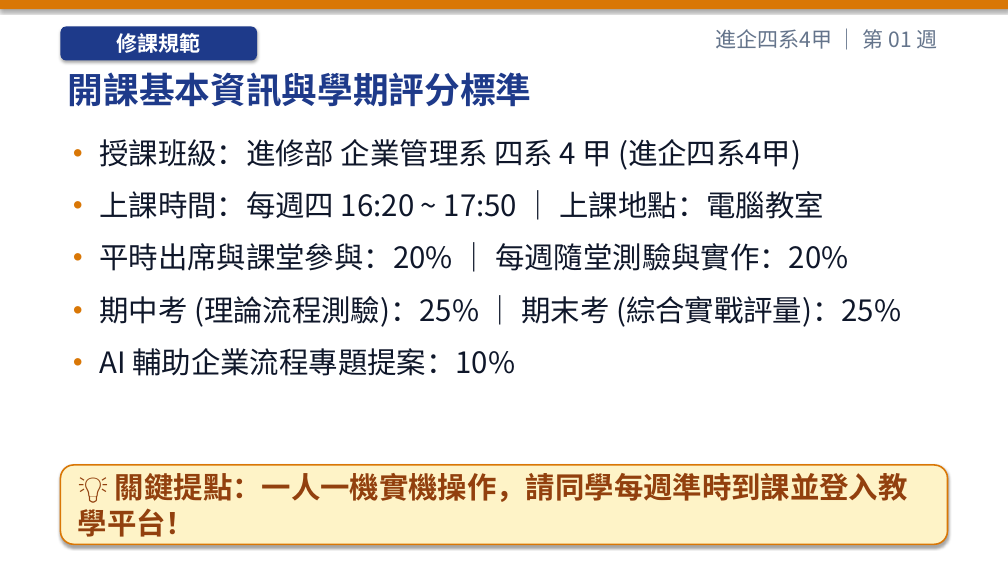
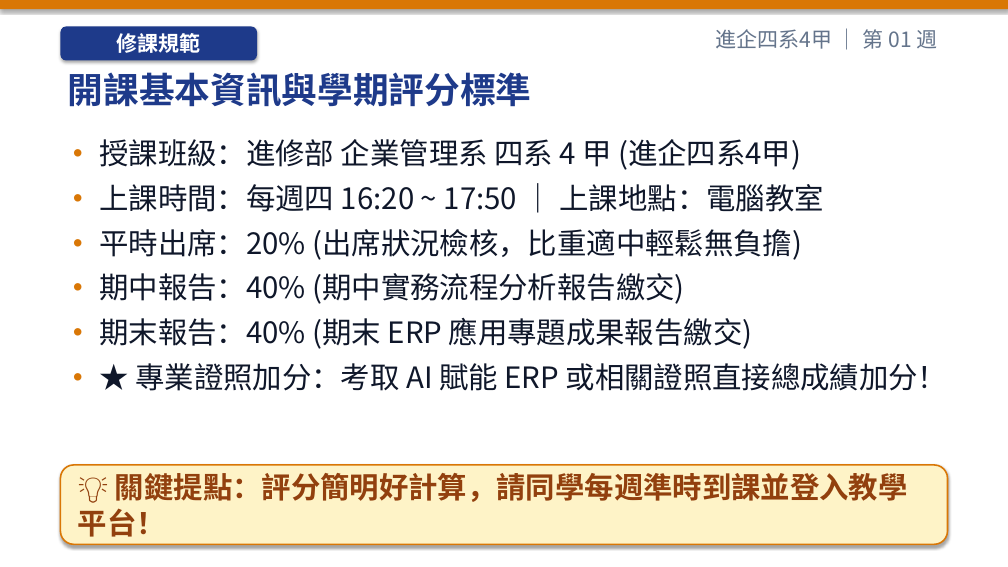
Before and after one commit to h12s12bs/vnu-enterprise-resource-planning, a slide deck: slide 3 of 01_每週教學簡報_PPT/ERP_第01週_課程導論、ERP_概念演進與數位轉型.pptx. Drawn at 1008x567 pixels with LibreOffice and Linux fonts; fonts in the diff are those of the drawing. Boxes give left, top, right and bottom in pixels: in the first picture for what was removed or moved away, otherwise in the second. Text is boxed around its words. In the diff, an @@ line names an element or a change of style, - is before the commit and + after.

```diff
--- a/01_每週教學簡報_PPT/ERP_第01週_課程導論、ERP_概念演進與數位轉型.pptx
+++ b/01_每週教學簡報_PPT/ERP_第01週_課程導論、ERP_概念演進與數位轉型.pptx
@@ text at [100, 139, 824, 212]: less space between paragraphs @@
@@ text at [100, 229, 948, 391]: text changed @@
-• 平時出席與課堂參與：20% ｜ 每週隨堂測驗與實作：20%
-• 期中考 (理論流程測驗)：25% ｜ 期末考 (綜合實戰評量)：25%
-• AI 輔助企業流程專題提案：10%
+• 平時出席：20% (出席狀況檢核，比重適中輕鬆無負擔)
+• 期中報告：40% (期中實務流程分析報告繳交)
+• 期末報告：40% (期末 ERP 應用專題成果報告繳交)
+• ★ 專業證照加分：考取 AI 賦能 ERP 或相關證照直接總成績加分！
@@ text in rounded rectangle at [78, 473, 908, 537]: text changed @@
-💡 關鍵提點：一人一機實機操作，請同學每週準時到課並登入教學平台！
+💡 關鍵提點：評分簡明好計算，請同學每週準時到課並登入教學平台！
```
Also in this commit, not shown: 3 other slides changed, 26 other files.
